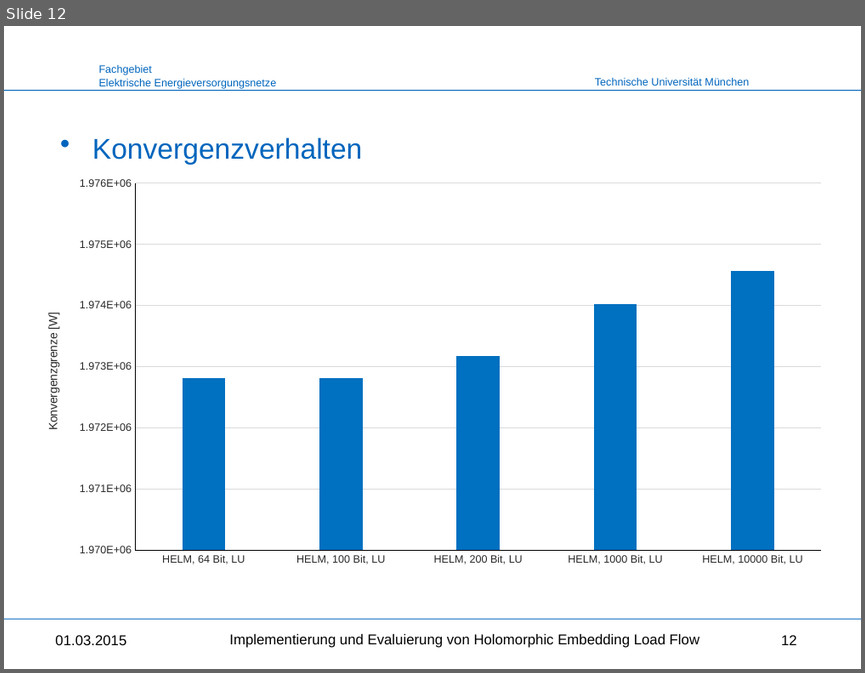
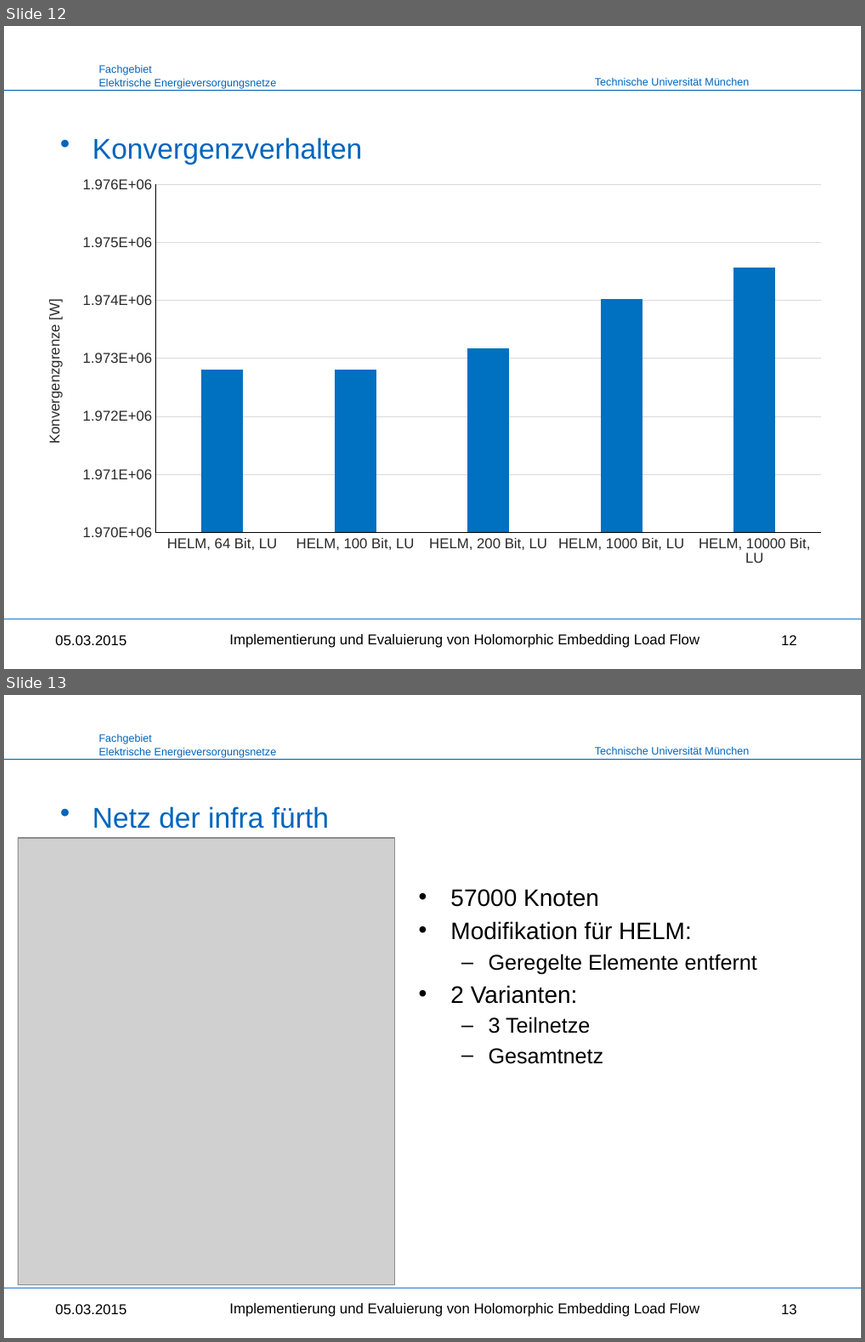
Before and after one commit to benediktibk/loadflow, a slide deck: documents/master_thesis/final_presentation.pptx. Shown one above the other, each under a label of ours: slide 12 before the commit, slides 12 and 13 after it. The pictures are 865x673 and 865x1342 pixels, drawn with LibreOffice and Linux fonts; fonts in the diff are those of the drawing; grey boxes stand for pictures; background and template pictures are left out. Boxes give left, top, right and bottom in pixels: in the first picture for what was removed or moved away, otherwise in the second. Text is boxed around its words. In the diff, an @@ line names an element or a change of style, - is before the commit and + after.

```diff
--- a/documents/master_thesis/final_presentation.pptx
+++ b/documents/master_thesis/final_presentation.pptx
@@ slide 13 added at [4,695,861,1338], background #FFFFFF; not listed: 4 template elements that a slide beside it also shows @@
@@ title added at [92,806,329,828], 24 pt, text #0065BD, bold @@
+Netz der infra fürth
@@ picture added at [18,838,396,1286] @@
@@ text added at [450,889,757,1064], 18 pt, text #000000 @@
+• 57000 Knoten
+• Modifikation für HELM:
+  – Geregelte Elemente entfernt
+• 2 Varianten:
+  – 3 Teilnetze
+  – Gesamtnetz
@@ text added at [55,1304,126,1314], 12 pt, text #000000 @@
+05.03.2015
@@ text added at [229,1303,699,1316], 12 pt, text #000000 @@
+Implementierung und Evaluierung von Holomorphic Embedding Load Flow
@@ page number added at [781,1304,797,1314], 12 pt, text #000000 @@
+13
@@ slide 12 changed as well @@
@@ column chart at [28,169,838,574] @@
@@ category axis changed @@
@@ value axis changed @@
@@ lettering changed @@
@@ text at [55,635,126,645]: text changed @@
-01.03.2015
+05.03.2015
```
Also in this commit, not shown: 15 other slides changed, 1 other file.
